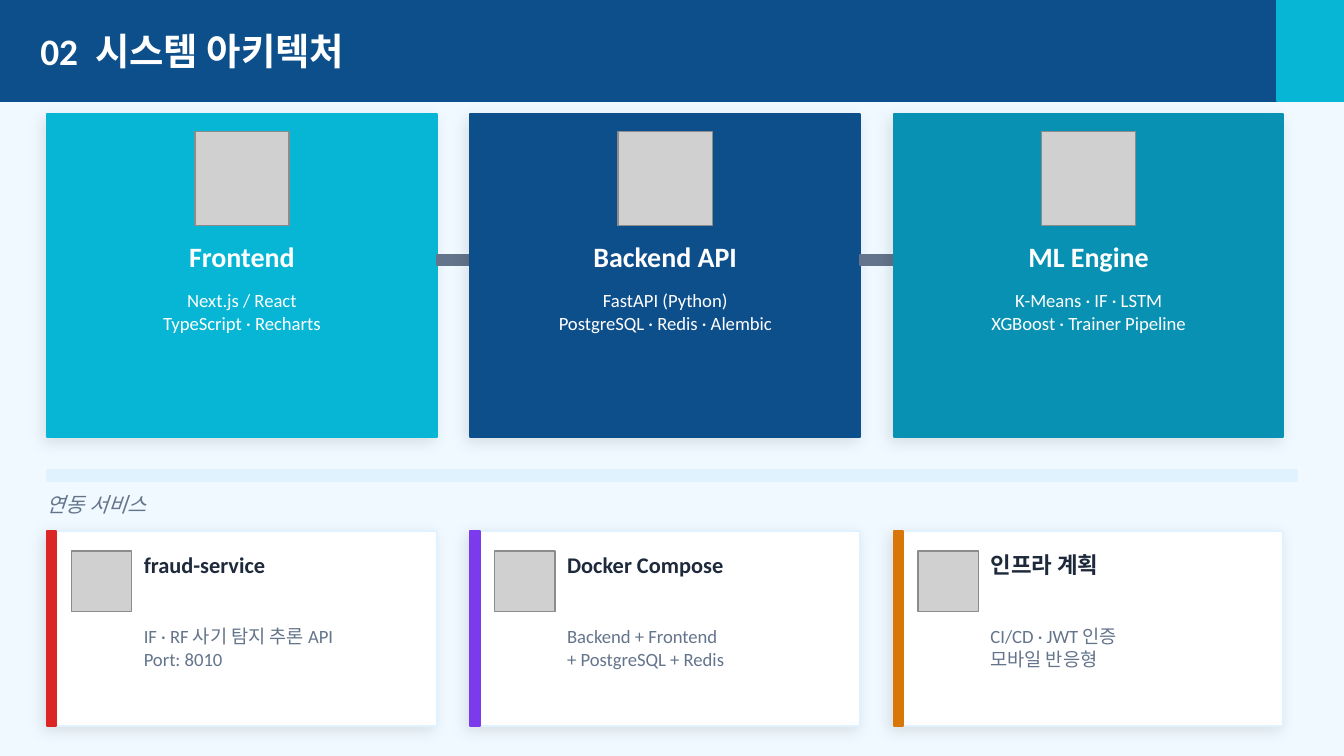
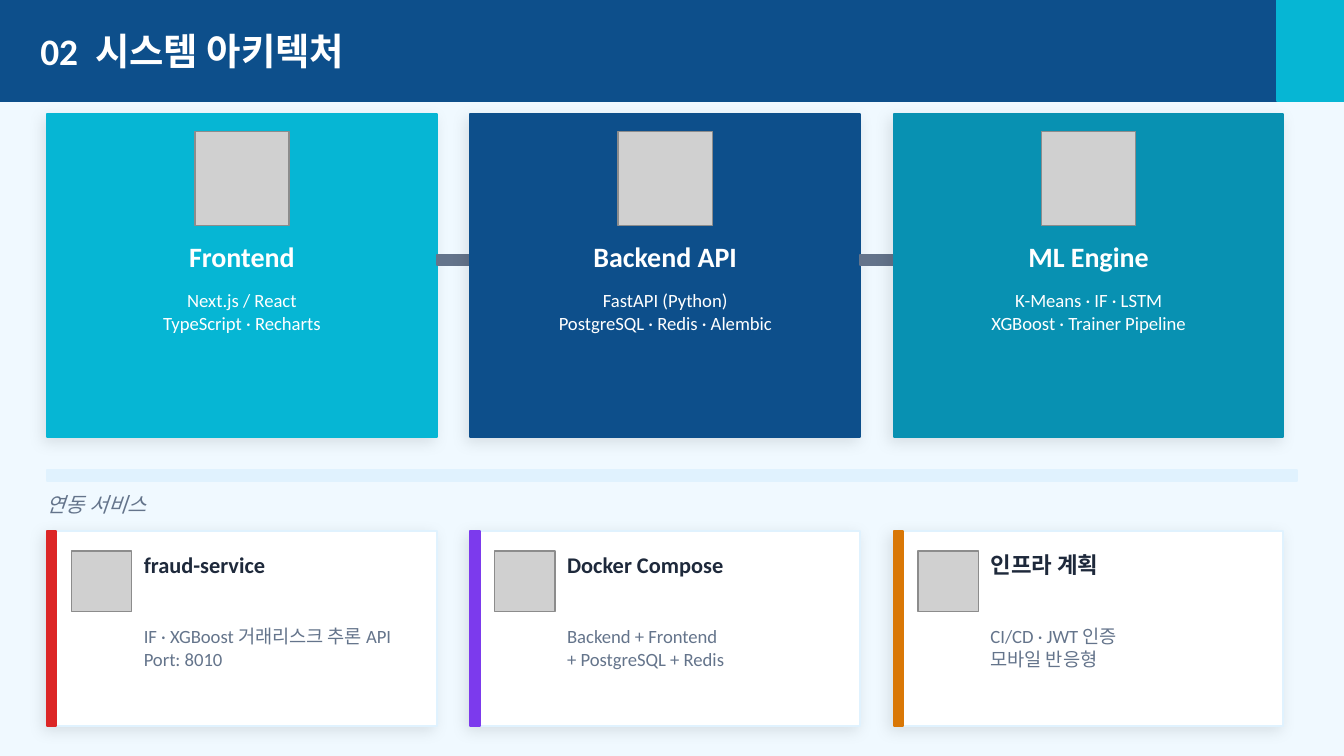
Before and after one commit to kerbosalstjidentity-spec/cap_stone, a slide deck: slide 4 of docs/presentations/PayWise_중간발표.pptx. Drawn at 1344x756 pixels with LibreOffice and Linux fonts; fonts in the diff are those of the drawing; grey boxes stand for pictures. Boxes give left, top, right and bottom in pixels: in the first picture for what was removed or moved away, otherwise in the second. Text is boxed around its words. In the diff, an @@ line names an element or a change of style, - is before the commit and + after.

```diff
--- a/docs/presentations/PayWise_중간발표.pptx
+++ b/docs/presentations/PayWise_중간발표.pptx
@@ text at [144, 627, 391, 645]: text changed @@
-IF · RF 사기 탐지 추론 API
+IF · XGBoost 거래리스크 추론 API
```
Also in this commit, not shown: 4 other slides changed, 23 other files.
